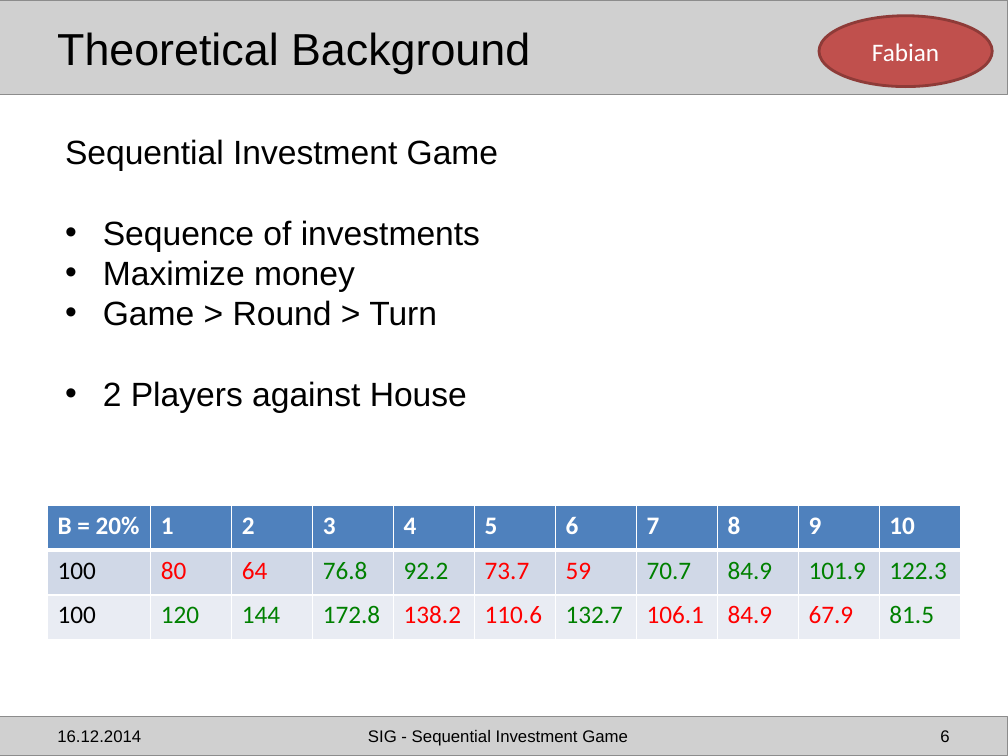
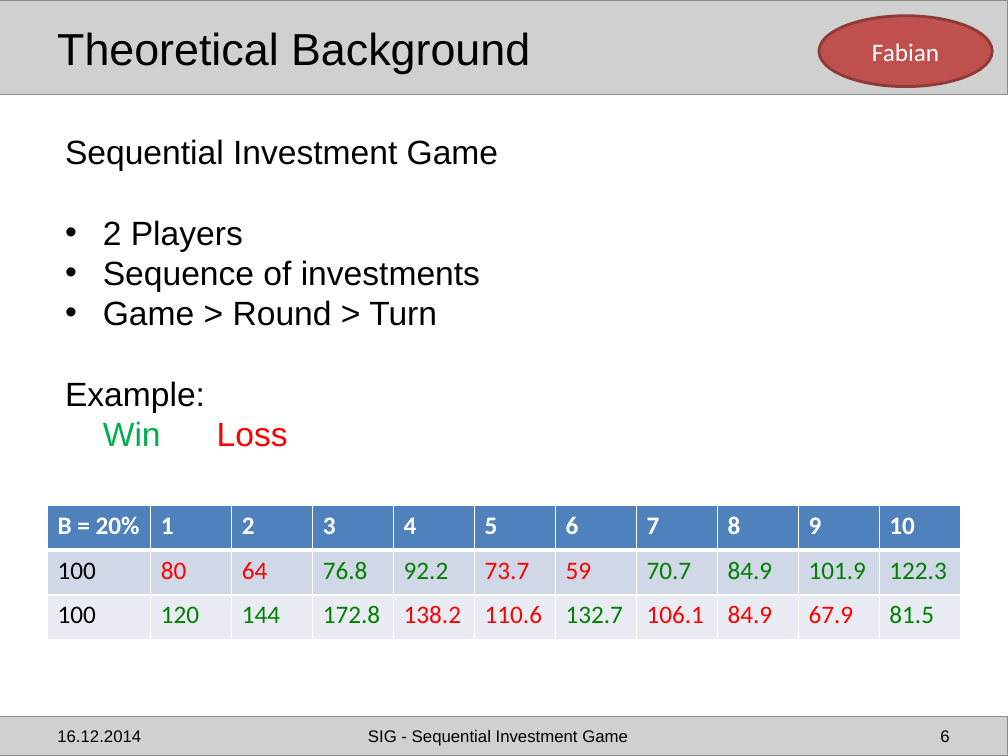
Before and after one commit to simonzi92/Mod-Simu-MATLAB, a slide deck: slide 6 of presentation/SIG - Presentation_Final.pptx. Drawn at 1008x756 pixels with LibreOffice and Linux fonts; fonts in the diff are those of the drawing; grey boxes stand for pictures. Boxes give left, top, right and bottom in pixels: in the first picture for what was removed or moved away, otherwise in the second. Text is boxed around its words. In the diff, an @@ line names an element or a change of style, - is before the commit and + after.

Commit message:
update presentation

```diff
--- a/presentation/SIG - Presentation_Final.pptx
+++ b/presentation/SIG - Presentation_Final.pptx
@@ text at <box>103,220,243,252</box>: paragraph added @@
+• 2 Players
@@ text at <box>103,260,355,292</box>: paragraph removed @@
-• Maximize money
@@ text at <box>65,381,288,447</box>: text changed @@
-• 2 Players against House
+Example:
+Win Loss
```
Also in this commit, not shown: 4 other slides changed, 1 other file.
